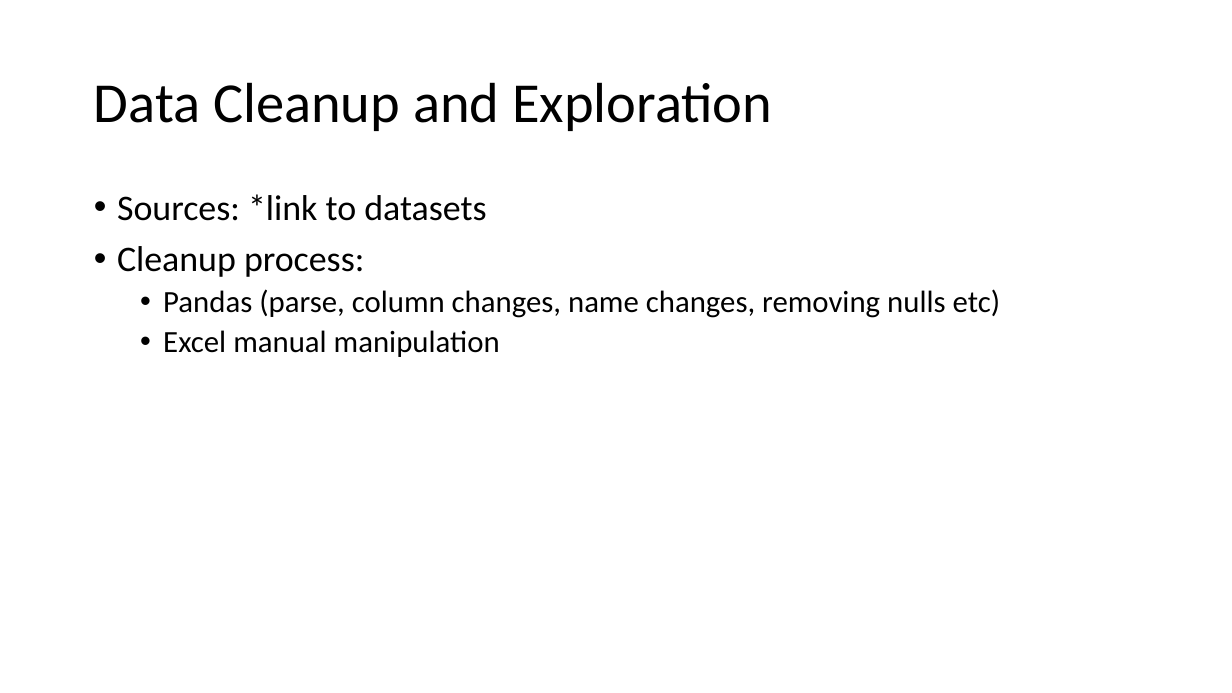
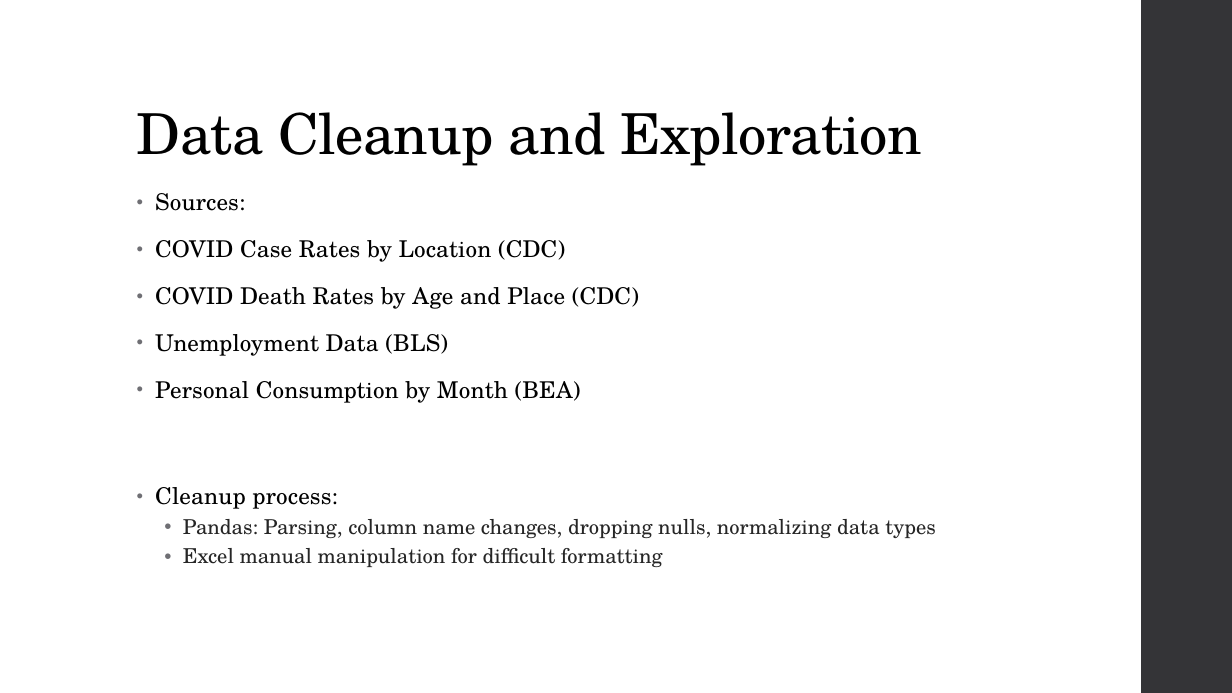
Before and after one commit to priscilla-wong/Project_1, a slide deck: slide 4 of Project_1_Slides.pptx. Drawn at 1232x693 pixels with LibreOffice and Linux fonts; fonts in the diff are those of the drawing. Boxes give left, top, right and bottom in pixels: in the first picture for what was removed or moved away, otherwise in the second. Text is boxed around its words. In the diff, an @@ line names an element or a change of style, - is before the commit and + after.

Commit message:
updated slides

```diff
--- a/Project_1_Slides.pptx
+++ b/Project_1_Slides.pptx
@@ rectangle added at [1141,0,1232,693], fill #353537 @@
@@ title "Data Cleanup and Exploration": place and size @@
-title "Data Cleanup and Exploration" at [94,82,772,131]
+title "Data Cleanup and Exploration" at [137,112,922,166]
@@ title "Data Cleanup and Exploration" at [137,112,922,166]: font Calibri to TeX Gyre Schola, letter spacing 0 to -0.5 pt; vertical alignment middle to bottom @@
@@ text "Sources:": place and size @@
-text "Sources:" at [117,194,1000,357]
+text "Sources:" at [155,193,935,567]
@@ text at [155,193,639,403]: text changed; size 28 to 18 pt; font Calibri to TeX Gyre Schola @@
-• Sources: *link to datasets
+• Sources:
+  • COVID Case Rates by Location (CDC)
+  • COVID Death Rates by Age and Place (CDC)
+  • Unemployment Data (BLS)
+  • Personal Consumption by Month (BEA)
@@ text at [155,487,338,509]: size 28 to 18 pt, font Calibri to TeX Gyre Schola, letter spacing 0 to 0.1 pt in "Cleanup process:"; indent changed; line spacing 0.9 to 0.95; more space between paragraphs @@
@@ text at [183,519,935,567]: text changed; size 24 to 16 pt; font Calibri to TeX Gyre Schola; text colour #000000 to #262626 @@
-  • Pandas (parse, column changes, name changes, removing nulls etc)
-  • Excel manual manipulation
+  • Pandas: Parsing, column name changes, dropping nulls, normalizing data types
+  • Excel manual manipulation for difficult formatting
```
Also in this commit, not shown: 10 other slides changed, 2 other files.
